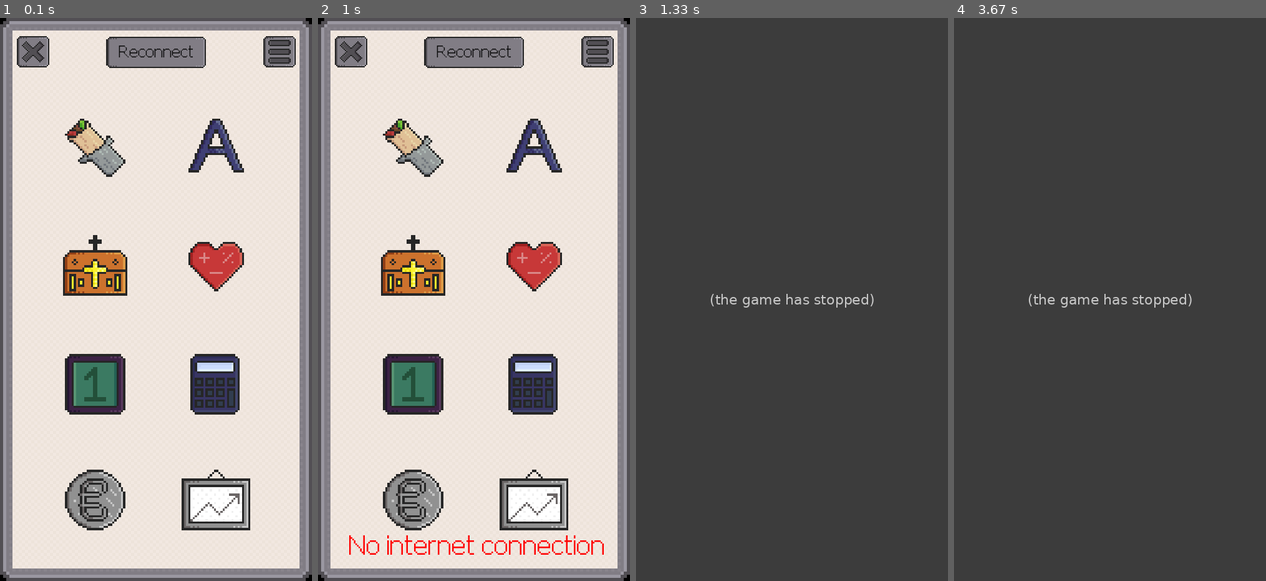
Above: before the commit, frames 1-4 (left to right).
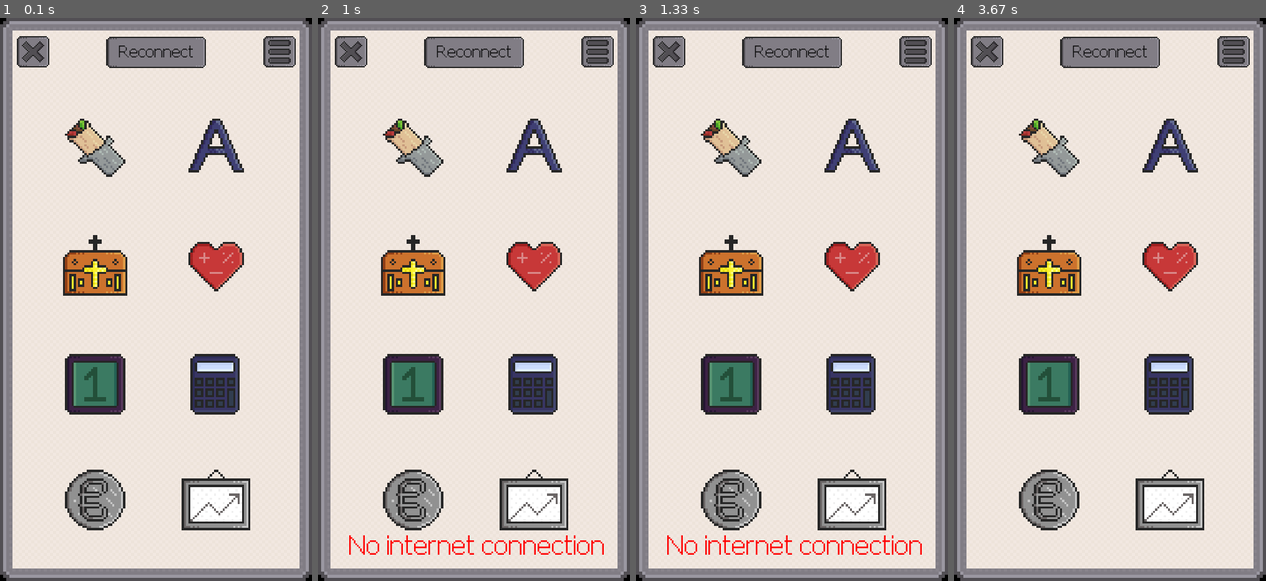
Above: after the commit, the same moments.

Repository: MichalRybecky/JAKP
Game: pygame game, started from main.py
Same seed, same stepped clock (60 frames per second), same inputs: the game is played once before the commit and once after it.
Inputs (mouse positions are in pixels of both pictures, inside the frame that each line leads up to):
- Up to frame 1 (0.1 s): no input
- Up to frame 2 (1 s): click (411, 502) at 0.38 s
- Up to frame 3 (1.33 s): click "Reconnect" at 1.27 s
- Up to frame 4 (3.67 s): no input

Frames 1-2 are identical in both runs. In frame 3, 92% of the frame differs, in the area x 0-100%, y 0-100%; in frame 4, 92%.
Error before the commit: NameError: name 'connect' is not defined (main.py line 112); the game stopped at 1.28 s (later frames are placeholders)

Commit message:
Oprava zleho volania kontroly pripojenia

Diff:
--- a/main.py
+++ b/main.py
@@ -109,7 +109,7 @@
                 run = False
             if not internet:
                 if B_RECONNECT.collidepoint(pos_x, pos_y):
-                    internet = connect()
+                    internet = connection_check()
 
         for event in pygame.event.get():
             if event.type == pygame.QUIT:
